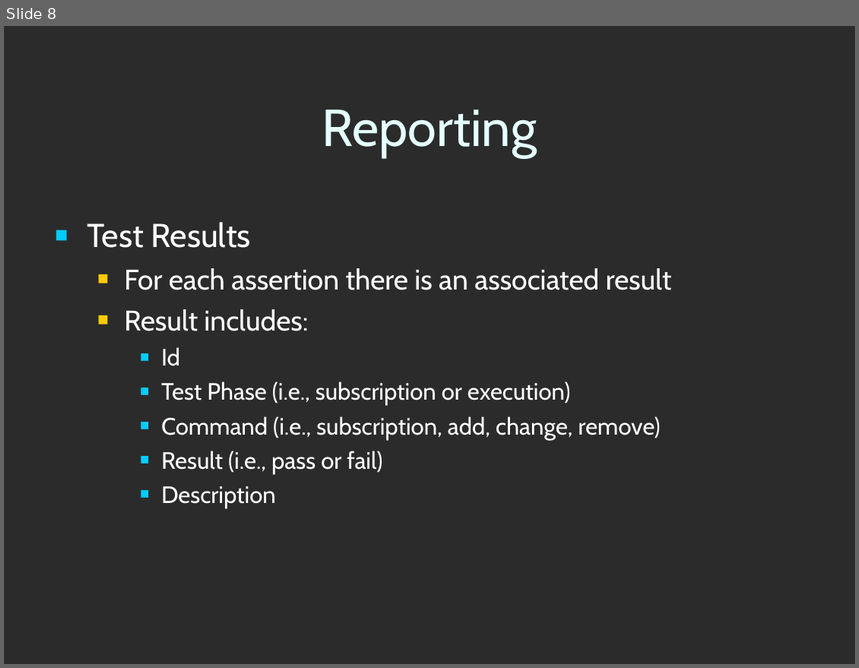
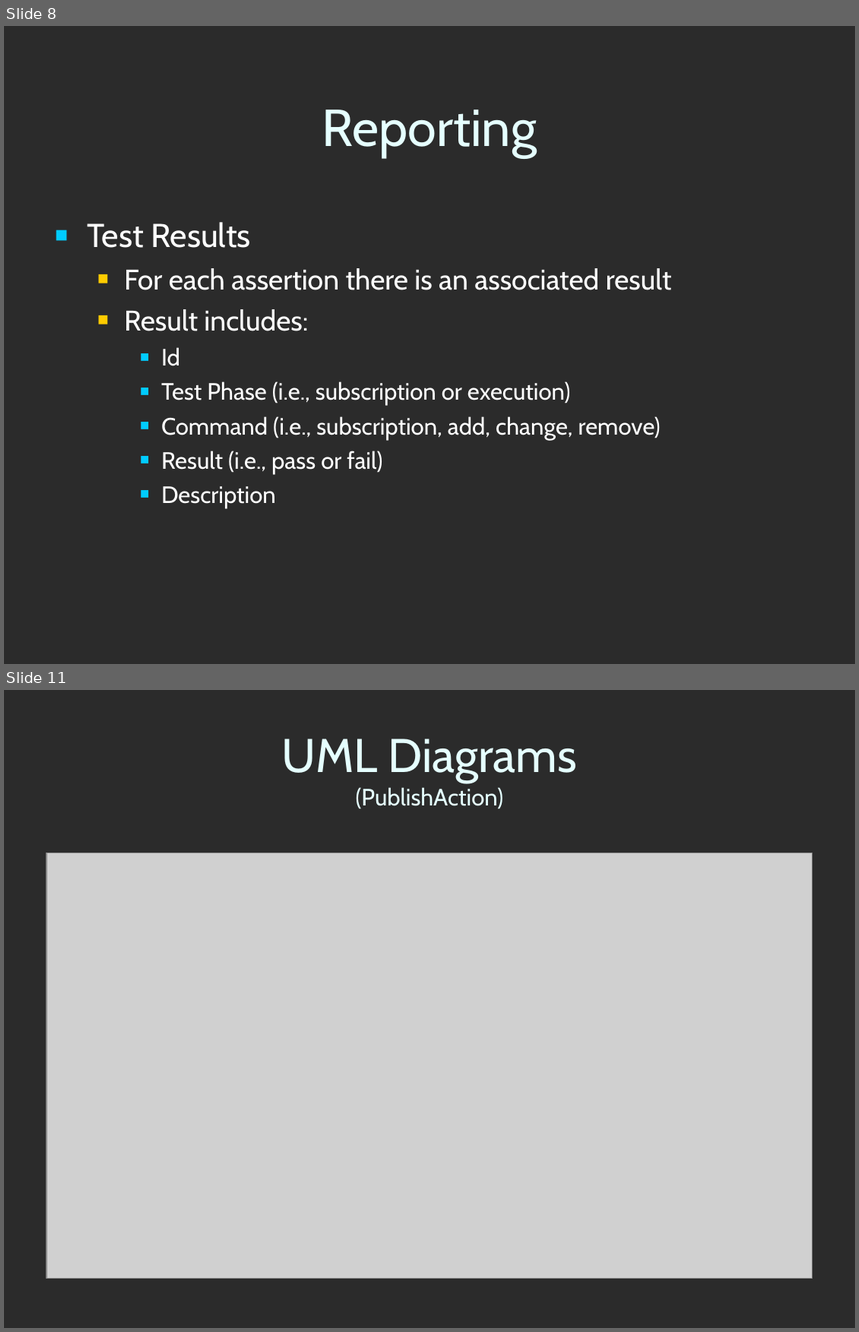
Before and after one commit to codeaudit/cougaar-cougaarunit, a slide deck: CougaarUnit/Cougaar Test Framework.ppt. Shown one above the other, each under a label of ours: slide 8 before the commit, slides 8 and 11 after it; the slides between them are not shown. The pictures are 859x668 and 859x1332 pixels, drawn with LibreOffice and Linux fonts; fonts in the diff are those of the drawing; grey boxes stand for pictures; background and template pictures are left out; a plain dark background stands for a picture behind light text. Boxes give left, top, right and bottom in pixels: in the first picture for what was removed or moved away, otherwise in the second. Text is boxed around its words. In the diff, an @@ line names an element or a change of style, - is before the commit and + after.

```diff
--- a/CougaarUnit/Cougaar Test Framework.ppt
+++ b/CougaarUnit/Cougaar Test Framework.ppt
@@ slide 11 added at bbox=[4, 690, 855, 1328], background picture (left out) @@
@@ title added at bbox=[282, 739, 577, 809], 20 pt, text #E5FFFF @@
+UML Diagrams
+(PublishAction)
@@ picture added at bbox=[47, 853, 813, 1279] @@
```
Also in this commit, not shown: 6 other slides added, 7 other files.
